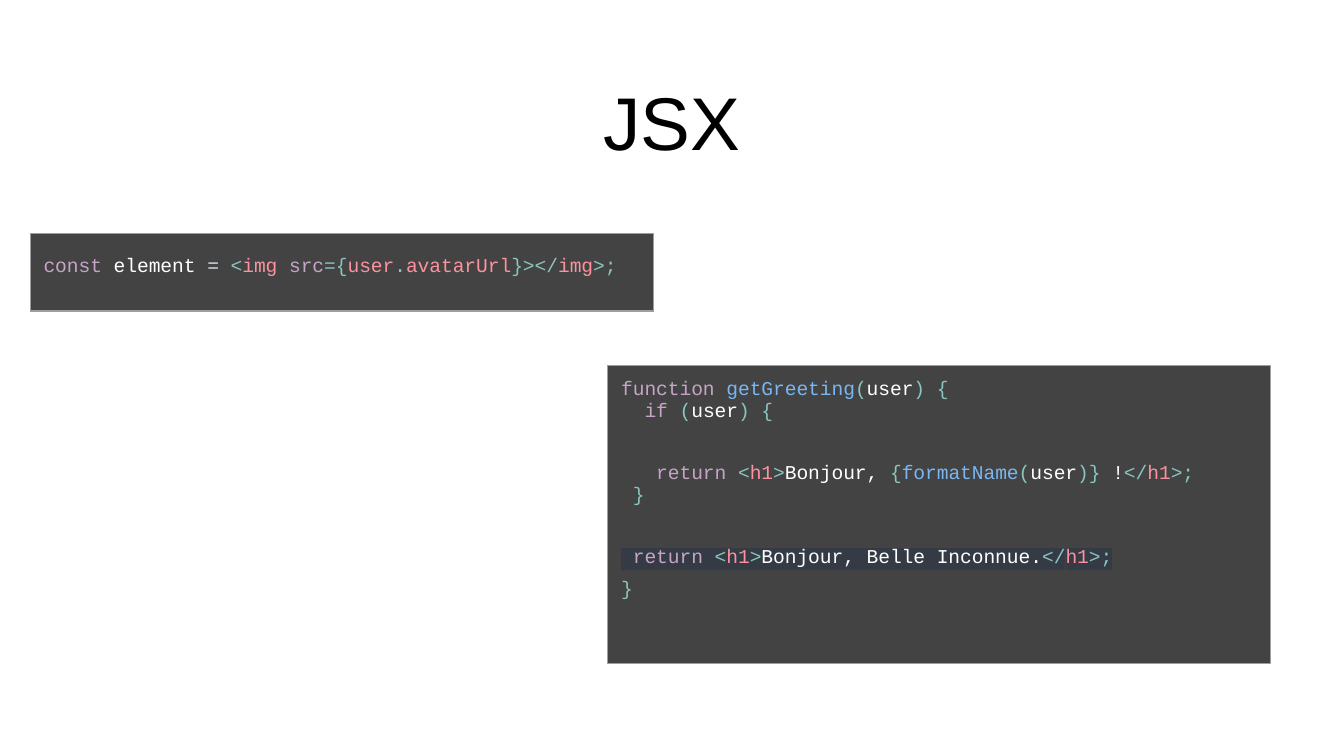
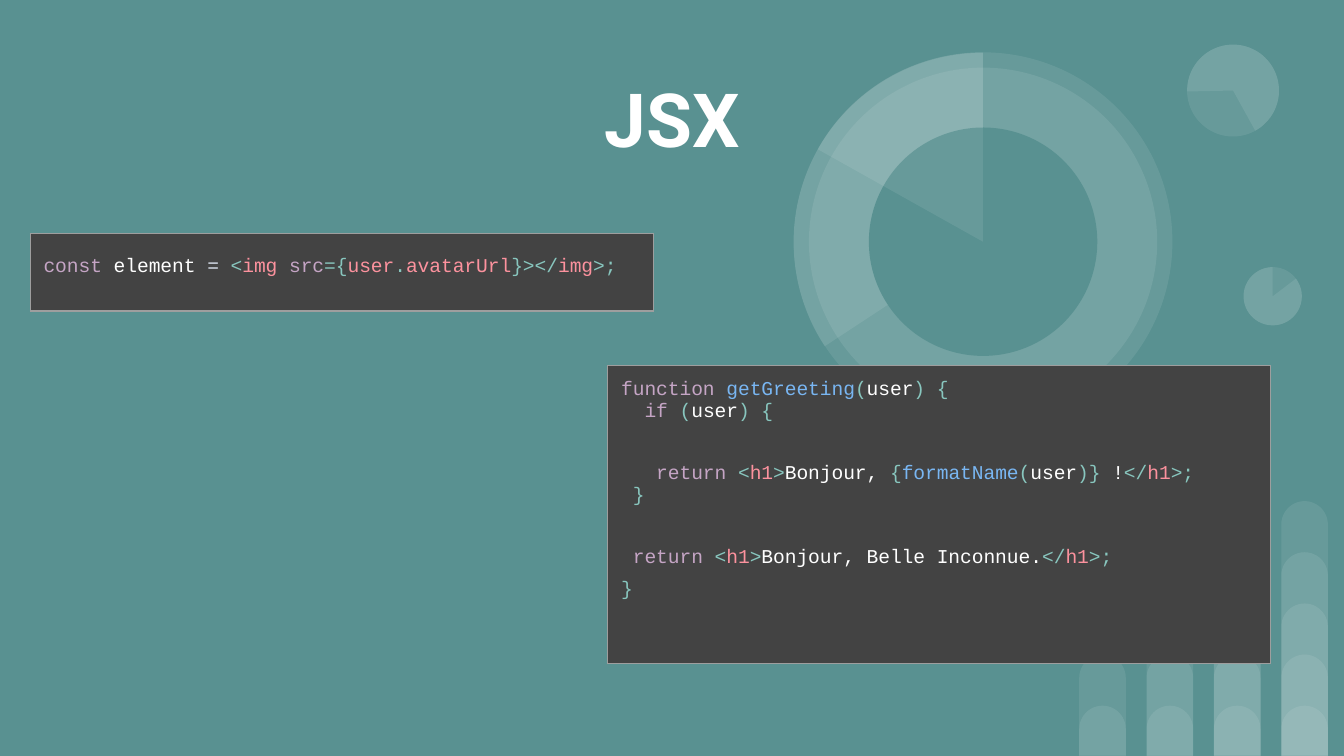
Before and after one commit to FXpel/IFI_React, a slide deck: slide 7 of cours/IFI_React.pptx (slide 5 before the commit). Drawn at 1344x756 pixels with LibreOffice and Linux fonts; fonts in the diff are those of the drawing. Boxes give left, top, right and bottom in pixels: in the first picture for what was removed or moved away, otherwise in the second. Text is boxed around its words. In the diff, an @@ line names an element or a change of style, - is before the commit and + after.

```diff
--- a/cours/IFI_React.pptx
+++ b/cours/IFI_React.pptx
@@ background #FFFFFF to #599191 @@
@@ title "JSX" at (605,93,740,148): font Arial to Roboto, text colour #000000 to #FFFFFF, bold on; vertical alignment bottom to middle @@
@@ group added at (741,0,1301,483): 5 ellipses, 4 pie slice (boxed as its full ellipse)s @@
@@ table at (607,366,1270,756) @@
@@ highlight #353B45 to none in "return <h1>Bonjour, Belle Inconnue.</h1>;" @@
@@ group added at (1079,501,1328,755): 14 round same rects @@
```
Also in this commit, not shown: 7 other slides changed, 7 slides added, 3 slides removed, 1 other file.
